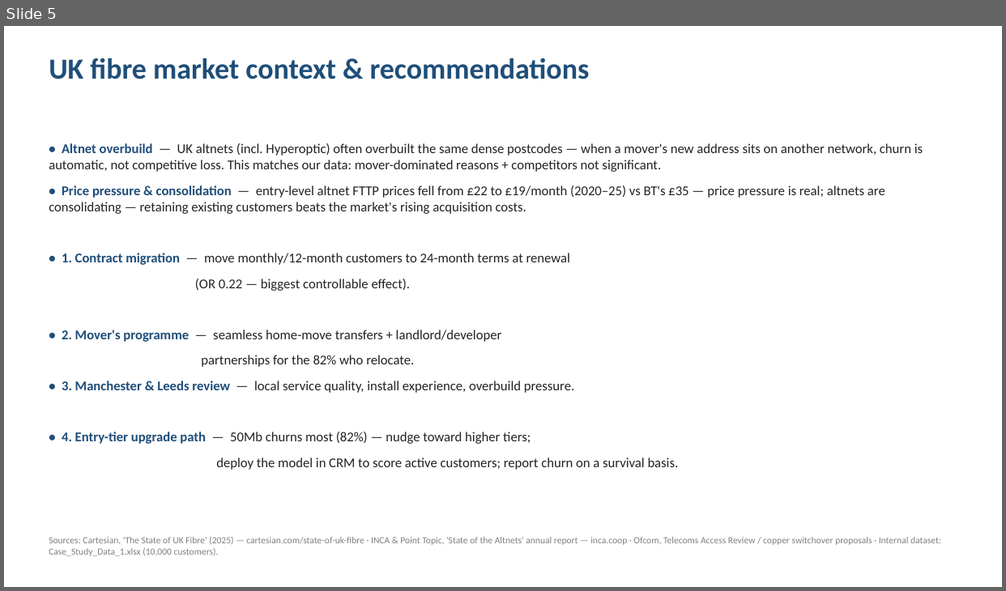
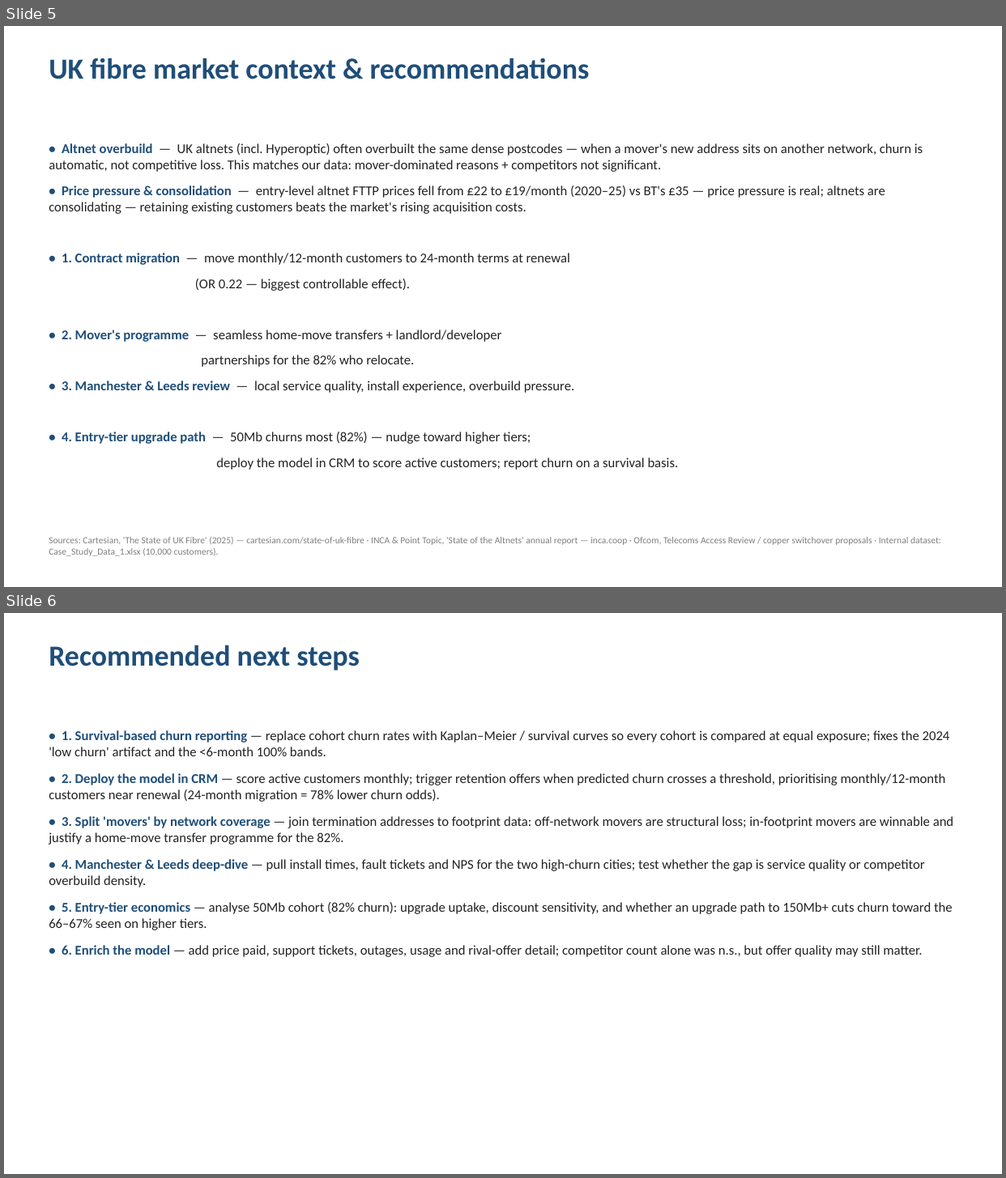
Before and after one commit to vasilijasuljagic-lab/churn_analysis, a slide deck: presentation/Hyperoptic_-_Presentation_-_Churn_Analysis.pptx. Shown one above the other, each under a label of ours: slide 5 before the commit, slides 5 and 6 after it. The pictures are 1006x591 and 1006x1178 pixels, drawn with LibreOffice and Linux fonts; fonts in the diff are those of the drawing. Boxes give left, top, right and bottom in pixels: in the first picture for what was removed or moved away, otherwise in the second. Text is boxed around its words. In the diff, an @@ line names an element or a change of style, - is before the commit and + after.

```diff
--- a/presentation/Hyperoptic_-_Presentation_-_Churn_Analysis.pptx
+++ b/presentation/Hyperoptic_-_Presentation_-_Churn_Analysis.pptx
@@ slide 6 added at box(4, 613, 1002, 1174), background #FFFFFF @@
@@ text added at box(49, 645, 359, 671), 28 pt, text #1F4E79, bold @@
+Recommended next steps
@@ text added at box(49, 730, 953, 957), 13 pt, text #222222 @@
+• 1. Survival-based churn reporting — replace cohort churn rates with Kaplan–Meier / survival curves so every cohort is compared at equal exposure; fixes the 2024 'low churn' artifact and the <6-month 100% bands.
+• 2. Deploy the model in CRM — score active customers monthly; trigger retention offers when predicted churn crosses a threshold, prioritising monthly/12-month customers near renewal (24-month migration = 78% lower churn odds).
+• 3. Split 'movers' by network coverage — join termination addresses to footprint data: off-network movers are structural loss; in-footprint movers are winnable and justify a home-move transfer programme for the 82%.
+• 4. Manchester & Leeds deep-dive — pull install times, fault tickets and NPS for the two high-churn cities; test whether the gap is service quality or competitor overbuild density.
+• 5. Entry-tier economics — analyse 50Mb cohort (82% churn): upgrade uptake, discount sensitivity, and whether an upgrade path to 150Mb+ cuts churn toward the 66–67% seen on higher tiers.
+• 6. Enrich the model — add price paid, support tickets, outages, usage and rival-offer detail; competitor count alone was n.s., but offer quality may still matter.
```
Also in this commit, not shown: 3 other files.
